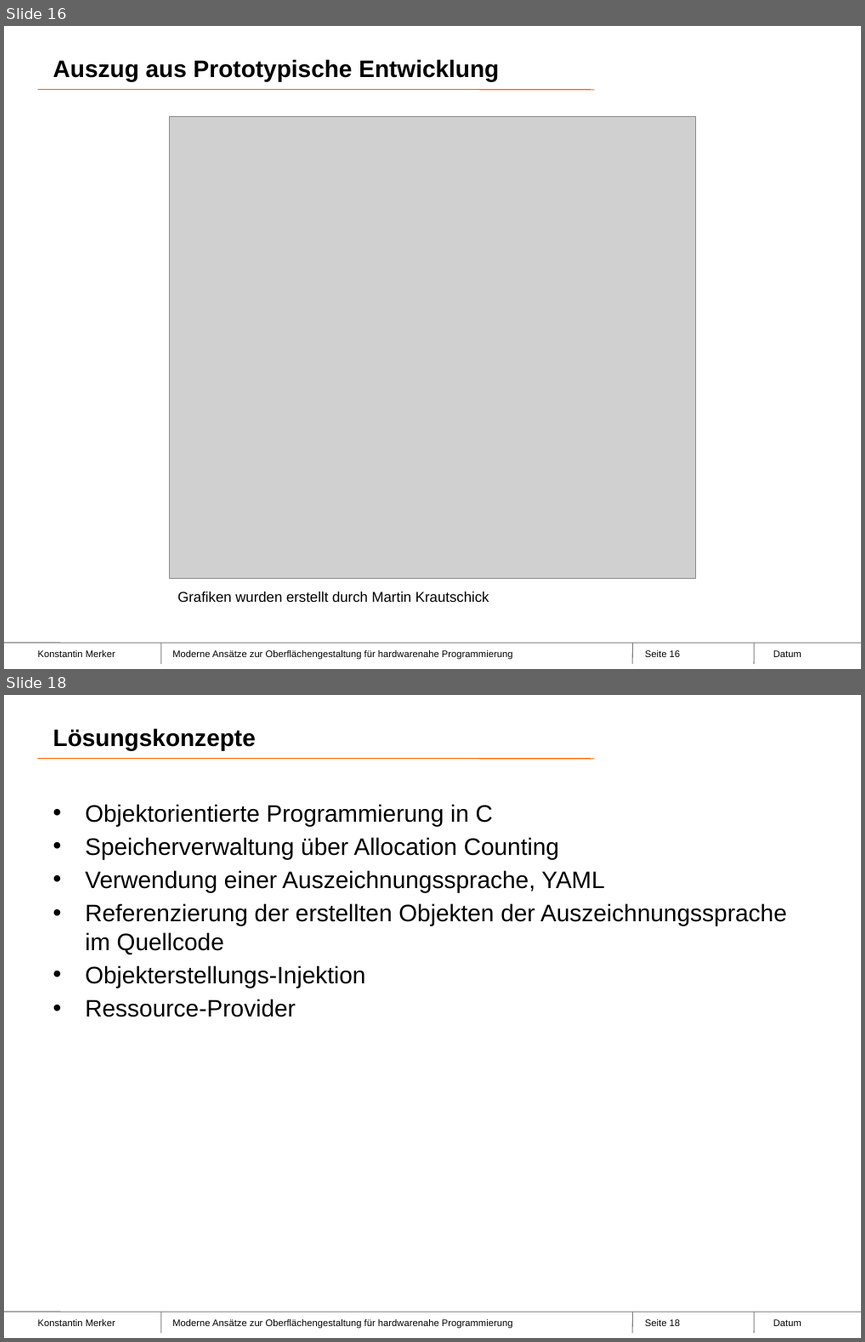
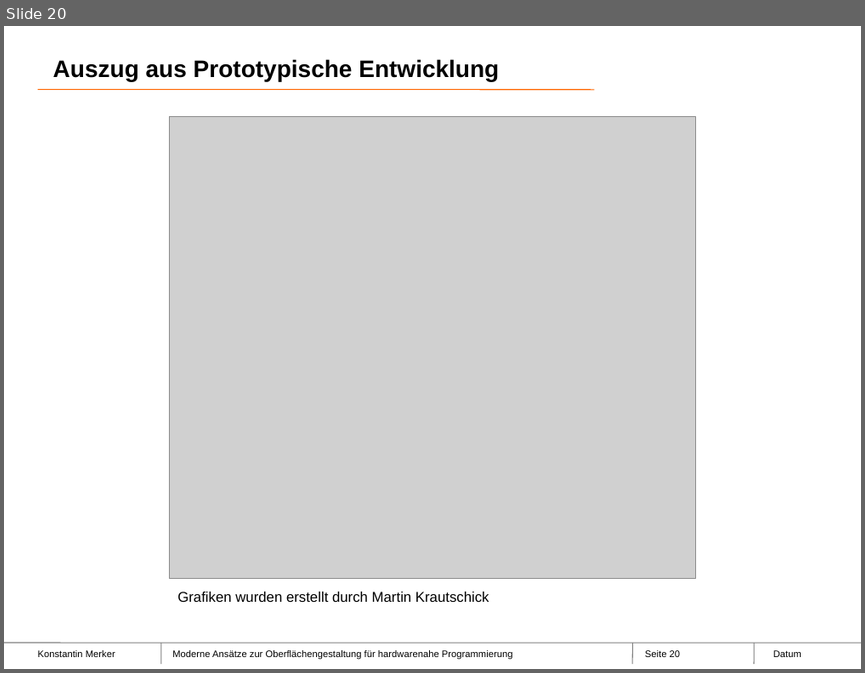
Before and after one commit to mexok/diplomarbeit, a slide deck: docs/Verteidigung/VerteidigungPraesentation.pptx. Shown one above the other, each under a label of ours: slides 16 and 18 before the commit, slide 20 after it; the slides between them are not shown. The pictures are 865x1342 and 865x673 pixels, drawn with LibreOffice and Linux fonts; fonts in the diff are those of the drawing; grey boxes stand for pictures; background and template pictures are left out. Boxes give left, top, right and bottom in pixels: in the first picture for what was removed or moved away, otherwise in the second. Text is boxed around its words. In the diff, an @@ line names an element or a change of style, - is before the commit and + after.

```diff
--- a/docs/Verteidigung/VerteidigungPraesentation.pptx
+++ b/docs/Verteidigung/VerteidigungPraesentation.pptx
@@ slide 18 removed at (4,695,861,1338), background #FFFFFF; not listed: 9 template elements that a slide beside it also shows @@
@@ title removed at (53,728,256,750) @@
-Lösungskonzepte
@@ text removed at (85,804,787,1017) @@
-• Objektorientierte Programmierung in C
-• Speicherverwaltung über Allocation Counting
-• Verwendung einer Auszeichnungssprache, YAML
-• Referenzierung der erstellten Objekten der Auszeichnungssprache im Quellcode
-• Objekterstellungs-Injektion
-• Ressource-Provider
@@ what was slide 16 is now slide 20 @@
@@ page number at (645,650,680,657): text changed @@
-Seite 16
+Seite 20
```
Also in this commit, not shown: 3 slides changed, 2 slides added, 1 other slide removed, 1 other file.
